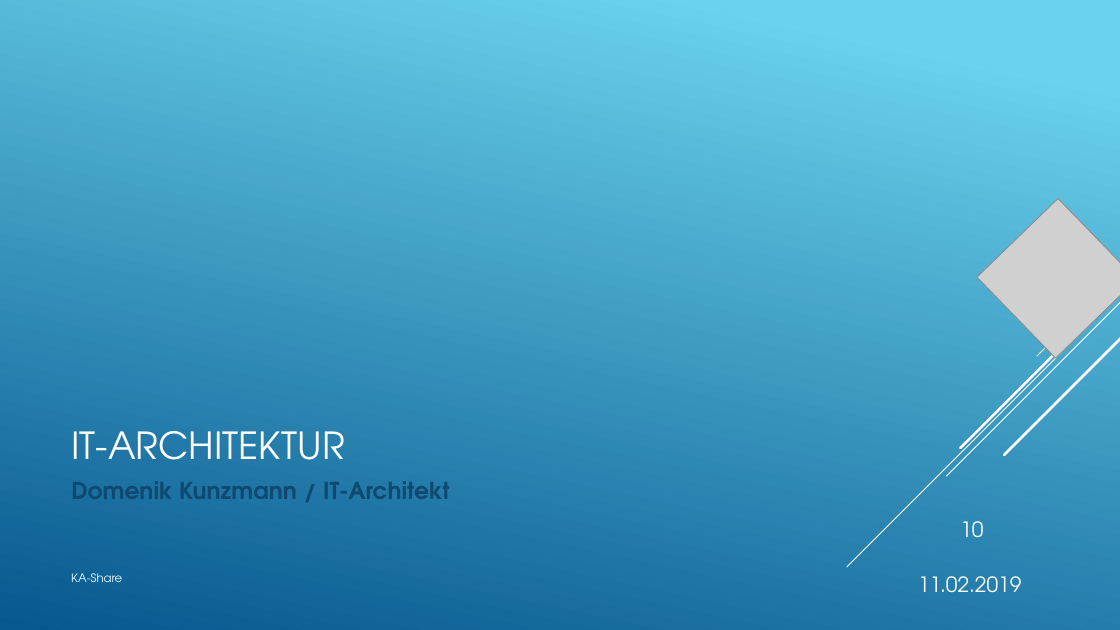
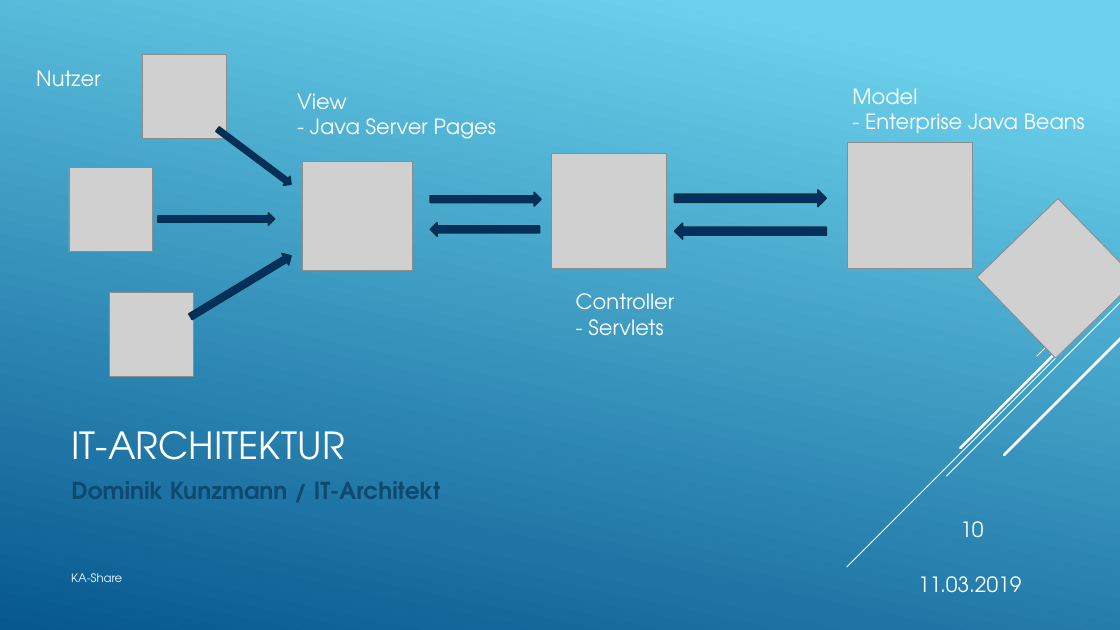
Before and after one commit to KanBen86/ProjektCarsharing, a slide deck: slide 10 of Präsentation/Statuspräsentation1.pptx. Drawn at 1120x630 pixels with LibreOffice and Linux fonts; fonts in the diff are those of the drawing; grey boxes stand for pictures. Boxes give left, top, right and bottom in pixels: in the first picture for what was removed or moved away, otherwise in the second. Text is boxed around its words. In the diff, an @@ line names an element or a change of style, - is before the commit and + after.

Commit message:
IT-Architekt Folie hinzugefügt

```diff
--- a/Präsentation/Statuspräsentation1.pptx
+++ b/Präsentation/Statuspräsentation1.pptx
@@ picture added at <box>143,55,227,139</box> @@
@@ text added at <box>36,70,101,86</box>, 18 pt, text #FFFFFF @@
+Nutzer
@@ text added at <box>852,88,1085,133</box>, 18 pt, text #FFFFFF @@
+Model
+- Enterprise Java Beans
@@ text added at <box>297,93,496,139</box>, 18 pt, text #FFFFFF @@
+View
+- Java Server Pages
@@ right arrow added at <box>214,125,295,190</box>, fill #052F61, outline #043148 1.25 pt @@
@@ picture added at <box>847,143,973,269</box> @@
@@ picture added at <box>69,168,153,252</box> @@
@@ picture added at <box>302,161,412,271</box> @@
@@ picture added at <box>552,154,667,269</box> @@
@@ right arrow added at <box>430,192,541,206</box>, fill #052F61, outline #043148 1.25 pt @@
@@ right arrow added at <box>675,190,827,207</box>, fill #052F61, outline #043148 1.25 pt @@
@@ right arrow added at <box>158,213,275,225</box>, fill #052F61, outline #043148 1.25 pt @@
@@ right arrow added at <box>430,223,539,236</box>, fill #052F61, outline #043148 1.25 pt @@
@@ right arrow added at <box>675,223,827,239</box>, fill #052F61, outline #043148 1.25 pt @@
@@ right arrow added at <box>187,250,295,323</box>, fill #052F61, outline #043148 1.25 pt @@
@@ picture added at <box>110,292,194,376</box> @@
@@ text added at <box>576,293,675,336</box>, 18 pt, text #FFFFFF @@
+Controller
+- Servlets
@@ text at <box>71,481,440,499</box>: text changed @@
-Domenik Kunzmann / IT-Architekt
+Dominik Kunzmann / IT-Architekt
@@ text at <box>918,576,1021,593</box>: text changed @@
-11.02.2019
+11.03.2019
```
Also in this commit, not shown: 9 other slides changed.
